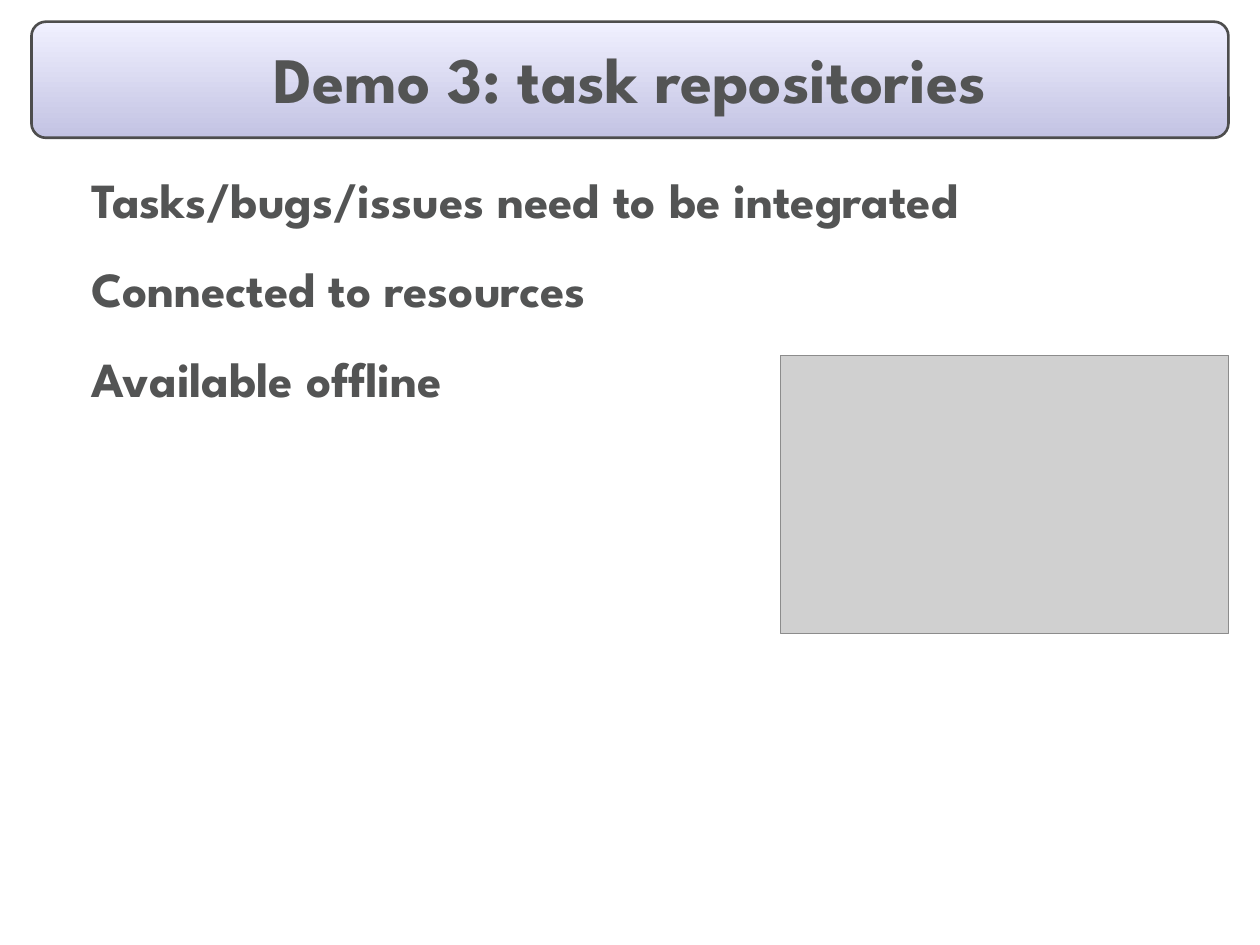
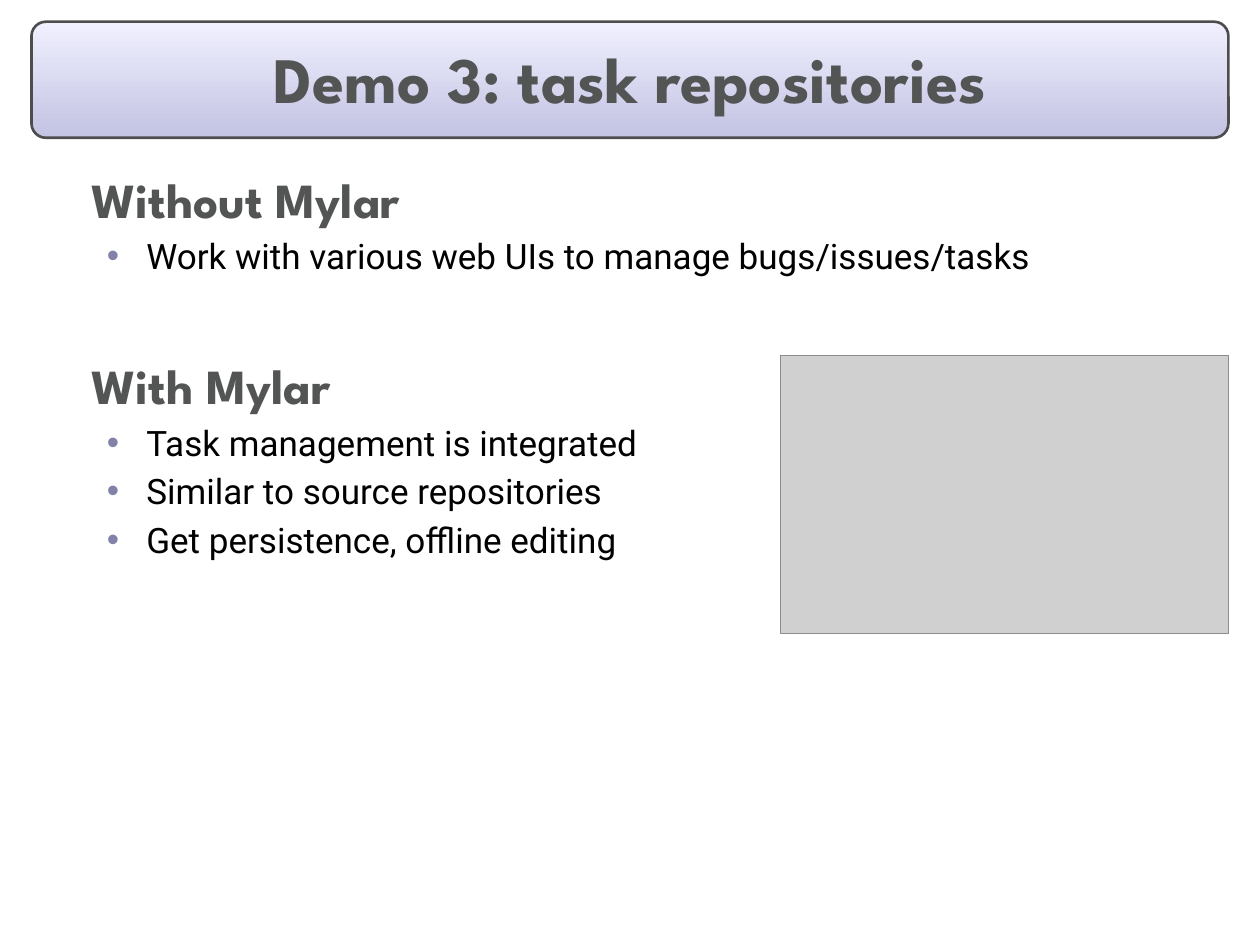
Before and after one commit to eclipse-mylyn/mylyn-website, a slide deck: slide 9 of publications/2006-03-mylar-eclipsecon.ppt. Drawn at 1260x945 pixels with LibreOffice and Linux fonts; fonts in the diff are those of the drawing; grey boxes stand for pictures. Boxes give left, top, right and bottom in pixels: in the first picture for what was removed or moved away, otherwise in the second. Text is boxed around its words. In the diff, an @@ line names an element or a change of style, - is before the commit and + after.

```diff
--- a/publications/2006-03-mylar-eclipsecon.ppt
+++ b/publications/2006-03-mylar-eclipsecon.ppt
@@ text at (91,184,1030,561): text changed; size 28 to 20 pt; font League Spartan to Roboto; text colour #535454 to #000000; bold off @@
-  Tasks/bugs/issues need to be integrated
-  Connected to resources
-  Available offline
+  Without Mylar
+  • Work with various web UIs to manage bugs/issues/tasks
+  With Mylar
+  • Task management is integrated
+  • Similar to source repositories
+  • Get persistence, offline editing
```
Also in this commit, not shown: 13 other slides changed.
